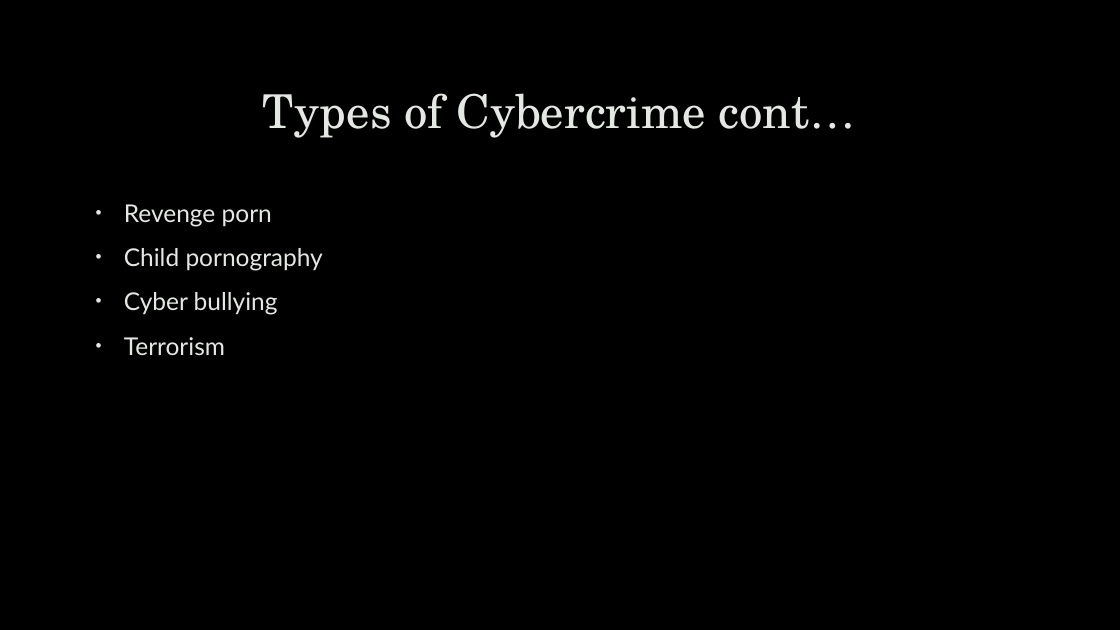
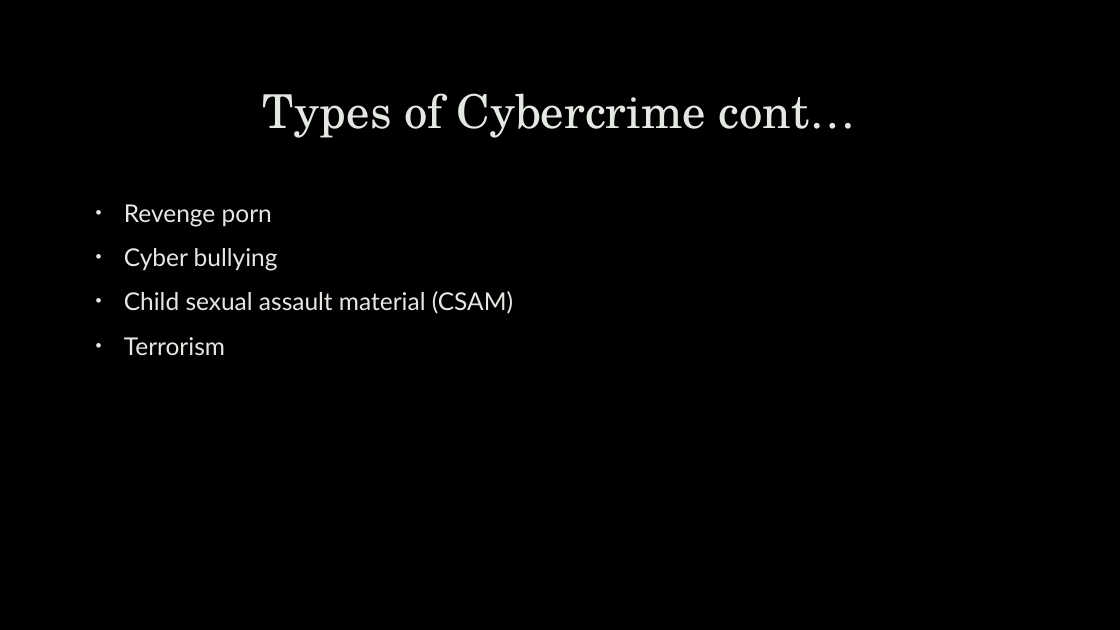
Before and after one commit to robert-mcknight/citx1003, a slide deck: slide 17 of cits1003-lecture_slides/CITS1003-A Cyber Law.pptx. Drawn at 1120x630 pixels with LibreOffice and Linux fonts; fonts in the diff are those of the drawing; background and template pictures are left out. Boxes give left, top, right and bottom in pixels: in the first picture for what was removed or moved away, otherwise in the second. Text is boxed around its words. In the diff, an @@ line names an element or a change of style, - is before the commit and + after.

```diff
--- a/cits1003-lecture_slides/CITS1003-A Cyber Law.pptx
+++ b/cits1003-lecture_slides/CITS1003-A Cyber Law.pptx
@@ text at (124,248,323,271): paragraph removed @@
-• Child pornography
@@ text at (124,291,513,314): paragraph added @@
+• Child sexual assault material (CSAM)
```
Also in this commit, not shown: 4 other slides changed, 7 other files.
